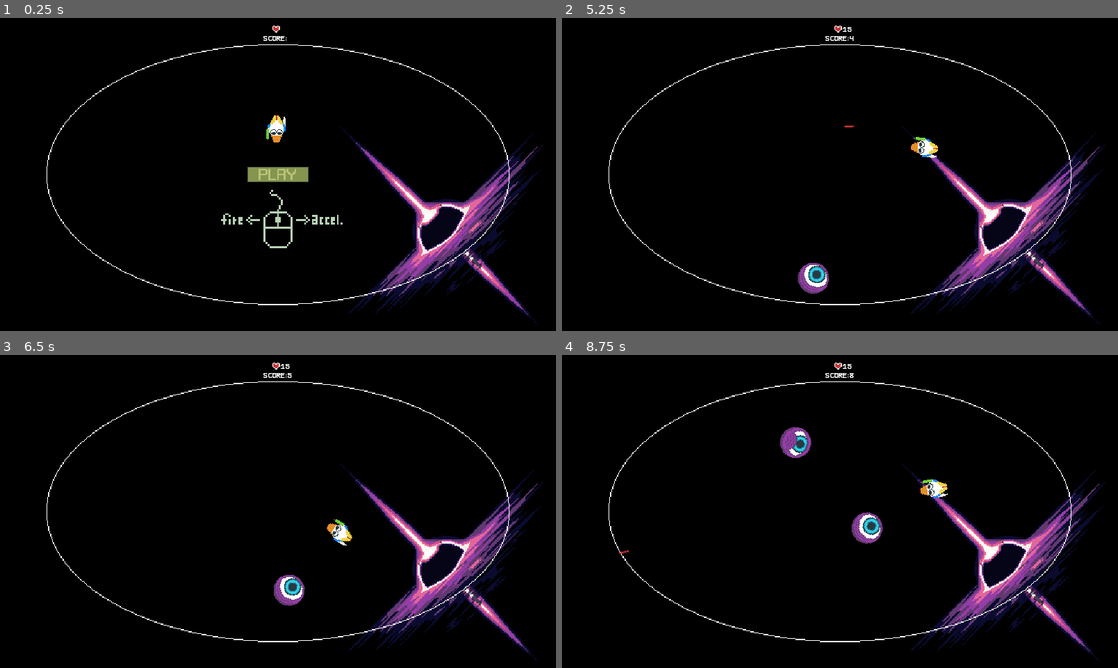
Above: before the commit, frames 1-4 (two rows, left to right).
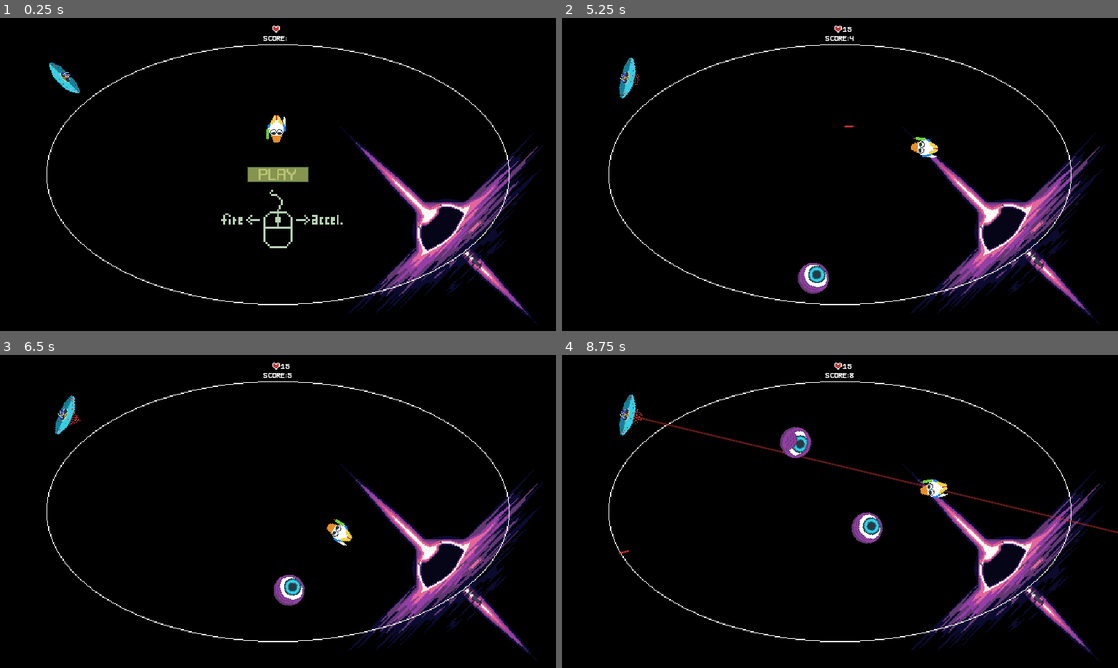
Above: after the commit, the same moments.

Repository: rocketCarlos/GalacticCrestedDuck
Game: Godot game, scene res://scenes/MainScene/main_scene.tscn
Same seed, same stepped clock (60 frames per second), same inputs: the game is played once before the commit and once after it. Sound files missing from this copy of the repository are replaced by a short silence.
Inputs (mouse positions are in pixels of both pictures, inside the frame that each line leads up to):
- Up to frame 1 (0.25 s): no input
- Up to frame 2 (5.25 s): click "Game over! Try again?" at 0.5 s; tap Enter at 1.25 s; move the mouse to (962, 158) at 1.27 s; hold Right mouse button (Accelerate) 1.28-2.03 s; move the mouse to (728, 190) at 2.02 s; click (728, 190) at 2.1 s; move the mouse to (895, 105) at 2.77 s; hold Right mouse button (Accelerate) 2.78-3.53 s; move the mouse to (812, 237) at 3.52 s; click (812, 237) at 3.6 s; move the mouse to (1006, 221) at 4.27 s; hold Right mouse button (Accelerate) 4.28-5.03 s; move the mouse to (673, 127) at 5.02 s; click (673, 127) at 5.1 s
- Up to frame 3 (6.5 s): move the mouse to (305, 511) at 5.77 s; hold Right mouse button (Accelerate) from 5.78 s (still down)
- Up to frame 4 (8.75 s): move the mouse to (756, 433) at 6.52 s; release Right mouse button (Accelerate) at 6.53 s; click (756, 433) at 6.6 s; move the mouse to (962, 495) at 7.27 s; hold Right mouse button (Accelerate) 7.28-8.03 s; move the mouse to (728, 527) at 8.02 s; click (728, 527) at 8.1 s

The runs differ from the first frame. In frame 1, 0.2% of the frame differs, in the area x 8-15%, y 14-24%; in frame 2, 0.3%; in frame 3, 0.3%; in frame 4, 1.0%, in the area x 10-100%, y 12-58%.

Commit message:
UFO shooting

Diff:
--- a/globals/globals.gd
+++ b/globals/globals.gd
@@ -6,13 +6,15 @@
 
 # reference to the duck
 var duck
+# the center of the screen
+const CENTER_POINT = Vector2(573.0, 326.0)
 
 # signal emitted by the main scene node to restart the game
 signal restart
 # emitted by the duck when the game ends
 signal game_over
 # when a mob despawns, it sends this signal to add score
-signal mob_despawned
+signal mob_despawned(type: MOB_TYPE)
 # when the duck is hit, it sends this signal to update the health display
 signal duck_hit
 # when an item is picked up, the duck applies effect, the item disappears and info of the active
@@ -22,6 +24,11 @@
 enum ITEMS {
 	VANILLA_CHAI, # increases fire rate
 	STRAWBERRY_MILK # gives hp
+}
+
+enum MOB_TYPE {
+	EYE,
+	UFO
 }
 
 # amount of time that an effect is active
@@ -36,8 +43,8 @@
 
 	var x = lerp(0.0, point.x, randf())
 	var y = lerp(0.0, point.y, randf())
-	# magic numbers are half the viewport size. Add them to offset the points towards the center
-	return Vector2(x, y) + Vector2(573.0, 326.0)
+	# Add CENTER POINT to offset the points towards the center
+	return Vector2(x, y) + CENTER_POINT
 
 # gets a point that is in the outline of the ellipse that apporoximates the playable area
 func get_outline_point_in_ellipse() -> Vector2:
--- a/scenes/EnemyCore/enemy_core.gd
+++ b/scenes/EnemyCore/enemy_core.gd
@@ -14,6 +14,7 @@
 
 #region attributes
 var hp: int
+var type: Globals.MOB_TYPE
 #endregion
 
 #region ready and process
@@ -38,6 +39,6 @@
 Called when the enemy dies to free the node and compute score
 '''
 func die() -> void:
-	Globals.mob_despawned.emit()
+	Globals.mob_despawned.emit(type)
 
 #endregion
--- a/scenes/Eye/eye.gd
+++ b/scenes/Eye/eye.gd
@@ -44,6 +44,7 @@
 func _ready() -> void:
 	behaviour = 0
 	core.hp = 4
+	core.type = Globals.MOB_TYPE.EYE
 	goal_randomness = Vector2(randf_range(-random_range, random_range), randf_range(-random_range, random_range))
 
 func _process(delta: float) -> void:
--- a/scenes/MainScene/main_scene.tscn
+++ b/scenes/MainScene/main_scene.tscn
@@ -15,6 +15,7 @@
 [ext_resource type="AudioStream" uid="uid://d7t04a0ypc5k" path="res://assets/sound/sfx/play.wav" id="12_5emgr"]
 [ext_resource type="AudioStream" uid="uid://dtklwxkfm3odu" path="res://assets/sound/music/01 - Portland Horton - Second Chances.mp3" id="12_dkpj7"]
 [ext_resource type="AudioStream" uid="uid://b5w58ocegba0e" path="res://assets/sound/sfx/game_over.wav" id="15_tv3ms"]
+[ext_resource type="PackedScene" uid="uid://bnqvgubglfq28" path="res://scenes/Ufo/ufo.tscn" id="16_hmkol"]
 
 [node name="MainScene" type="Node"]
 script = ExtResource("1_inuy1")
@@ -89,4 +90,7 @@
 [node name="GameOver" type="AudioStreamPlayer" parent="."]
 stream = ExtResource("15_tv3ms")
 
+[node name="Ufo" parent="." instance=ExtResource("16_hmkol")]
+position = Vector2(134, 124)
+
 [connection signal="pressed" from="PlayButton" to="." method="_on_play_button_pressed"]
--- a/scenes/ScoreManager/score_manager.gd
+++ b/scenes/ScoreManager/score_manager.gd
@@ -8,7 +8,8 @@
 
 @onready var score_label = $Score
 @onready var score_timer = $ScoreTimer
-@onready var mob_death_sound = $MobDeath
+@onready var eye_death_sound = $EyeDead
+@onready var ufo_death_sound = $UfoDead
 
 const POINTS_PER_SECOND = 1
 const POINTS_PER_ELIM = 1
@@ -32,8 +33,13 @@
 	pass
 
 
-func _on_mob_despawned() -> void:
-	mob_death_sound.play()
+func _on_mob_despawned(type: Globals.MOB_TYPE) -> void:
+	match type:
+		Globals.MOB_TYPE.EYE:
+			eye_death_sound.play()
+		Globals.MOB_TYPE.UFO:
+			ufo_death_sound.play()
+
 	score += POINTS_PER_ELIM
 
 func _on_score_timer_timeout() -> void:
--- a/scenes/ScoreManager/score_manager.tscn
+++ b/scenes/ScoreManager/score_manager.tscn
@@ -1,8 +1,9 @@
-[gd_scene load_steps=4 format=3 uid="uid://cipf5vwhssaye"]
+[gd_scene load_steps=5 format=3 uid="uid://cipf5vwhssaye"]
 
 [ext_resource type="FontFile" uid="uid://cc7l58qxrrgtu" path="res://assets/WenderFont1.ttf" id="1_vf6jx"]
 [ext_resource type="Script" path="res://scenes/ScoreManager/score_manager.gd" id="2_mcnfa"]
 [ext_resource type="AudioStream" uid="uid://c66re4xtmsnno" path="res://assets/sound/sfx/eye_death.mp3" id="3_xameg"]
+[ext_resource type="AudioStream" uid="uid://d3mjipypumeni" path="res://assets/sound/sfx/ufo_dead.mp3" id="4_0xkb1"]
 
 [node name="ScoreManager" type="Label"]
 texture_filter = 3
@@ -41,7 +42,10 @@
 
 [node name="ScoreTimer" type="Timer" parent="."]
 
-[node name="MobDeath" type="AudioStreamPlayer" parent="."]
+[node name="EyeDead" type="AudioStreamPlayer" parent="."]
 stream = ExtResource("3_xameg")
 
+[node name="UfoDead" type="AudioStreamPlayer" parent="."]
+stream = ExtResource("4_0xkb1")
+
 [connection signal="timeout" from="ScoreTimer" to="." method="_on_score_timer_timeout"]
--- /dev/null
+++ b/scenes/Ufo/ufo.gd
@@ -0,0 +1,137 @@
+extends Area2D
+
+'''
+ufo
+
+Enemy that wanders around outside the ellipse and stops to aim a laser beam agains the player
+'''
+
+#region scene nodes
+@onready var ufo_animation = $Sprite2D
+@onready var laser_beam = $Sprite2D/LaserBeam
+@onready var core = $EnemyCore
+@onready var behaviour_timer = $BehaviourTimer
+@onready var damage_timer = $DamageTimer
+@onready var loading_timer = $BehaviourTimer/LoadingLaser
+@onready var locking_timer = $BehaviourTimer/Locking
+@onready var hit_sound = $Hit
+@onready var laser_sound = $LaserSound
+@onready var laser_position = $LaserPosition
+#endregion
+
+@export var laser_scene: PackedScene
+var laser
+
+const ROTATION_OFFSET = -45.0
+# laser beam loading time
+const LOADING_TIME = 5.0
+# laser beam locking time
+const LOCKING_TIME = 0.37
+
+enum BEHAVIOUR {
+	WANDERING,
+	AIMING,
+	LOCKING,
+	SHOOTING
+}
+
+var current_behaviour: BEHAVIOUR:
+	set(value):
+		current_behaviour = value
+
+		match value:
+			BEHAVIOUR.WANDERING:
+				ufo_animation.play("default")
+
+			BEHAVIOUR.AIMING:
+				laser_sound.play()
+				ufo_animation.play("loading1")
+				manage_laser_animations()
+				loading_timer.start()
+				await ufo_animation.animation_looped
+				ufo_animation.play("loading2")
+
+			BEHAVIOUR.LOCKING:
+				# show laser
+				var opacity_tween = get_tree().create_tween()
+				opacity_tween.tween_property(laser_beam, "modulate", Color(1, 1, 1, 0.85),  LOCKING_TIME)
+				opacity_tween.tween_property(laser_beam, "modulate", Color.TRANSPARENT,  0.1)
+				# prepare the laser shot
+				laser = laser_scene.instantiate()
+				laser.direction = (Globals.duck.global_position - global_position).normalized()
+				laser.global_position = laser_position.global_position
+				laser.collision_layer = 4
+				laser.collision_mask = 1
+
+				locking_timer.start()
+
+#region ready and process
+# Called when the node enters the scene tree for the first time.
+func _ready() -> void:
+	core.hp = 200
+	core.type = Globals.MOB_TYPE.UFO
+	behaviour_timer.start(5)
+	current_behaviour = BEHAVIOUR.WANDERING
+# Called every frame. 'delta' is the elapsed time since the previous frame.
+func _process(delta: float) -> void:
+	match current_behaviour:
+		BEHAVIOUR.WANDERING:
+			pass
+		BEHAVIOUR.AIMING:
+			# set the target position
+			var target_position = Globals.duck.global_position
+
+			var direction = (target_position - global_position).normalized()
+			rotation_degrees = (Vector2(0.0, 1.0).angle_to(direction)*180.0/PI) + ROTATION_OFFSET
+
+		BEHAVIOUR.LOCKING:
+			# do nothing
+			pass
+		BEHAVIOUR.SHOOTING:
+			# shoot laser
+			add_sibling(laser)
+			current_behaviour = BEHAVIOUR.WANDERING
+			behaviour_timer.start(5)
+#endregion
+
+#region utility functions
+func manage_laser_animations() -> void:
+	await ufo_animation.animation_looped
+	laser_beam.show()
+	laser_beam.modulate = Color(1, 1, 1, 0)
+	var opacity_tween = get_tree().create_tween()
+	opacity_tween.tween_property(laser_beam, "modulate", Color(1, 1, 1, 0.75),
+	LOADING_TIME-1.6).set_trans(Tween.TRANS_BOUNCE)
+
+
+
+#endregion
+
+#region signal functions
+# when hit by laser
+func _on_area_entered(area: Area2D) -> void:
+	core.hit()
+	# despawn if lost all hp
+	if core.hp <= 0:
+		core.die()
+		queue_free()
+	# play the hit sound and show the hit animation
+	hit_sound.play()
+	damage_timer.start()
+	modulate = Color(1, 0, 0)
+
+
+func _on_damage_timer_timeout() -> void:
+	modulate = Color(1, 1, 1)
+
+
+func _on_behaviour_timer_timeout() -> void:
+	current_behaviour = BEHAVIOUR.AIMING
+
+func _on_loading_laser_timeout() -> void:
+	current_behaviour = BEHAVIOUR.LOCKING
+
+func _on_locking_timeout() -> void:
+	# after timeout, shooot
+	current_behaviour = BEHAVIOUR.SHOOTING
+#endregion
--- /dev/null
+++ b/scenes/Ufo/ufo.tscn
@@ -0,0 +1,203 @@
+[gd_scene load_steps=27 format=3 uid="uid://bnqvgubglfq28"]
+
+[ext_resource type="Script" path="res://scenes/Ufo/ufo.gd" id="1_u3fi6"]
+[ext_resource type="Texture2D" uid="uid://bbbdc6dgw8ej4" path="res://assets/sprites/ufo-Sheet.png" id="2_hr3dd"]
+[ext_resource type="PackedScene" uid="uid://cx6aereyhoty4" path="res://scenes/laser/laser.tscn" id="2_smlnd"]
+[ext_resource type="Texture2D" uid="uid://dfq76xn07i1w7" path="res://assets/sprites/ufo-loading-Sheet.png" id="3_orw1i"]
+[ext_resource type="Texture2D" uid="uid://ocen7dvj5bc" path="res://assets/sprites/ufo_laser.png" id="4_8fy4p"]
+[ext_resource type="PackedScene" uid="uid://cfff6oyvj81gi" path="res://scenes/EnemyCore/enemy_core.tscn" id="5_qxyfn"]
+[ext_resource type="AudioStream" uid="uid://bxdnwx7rdxwj2" path="res://assets/sound/sfx/ufo_hit.mp3" id="6_0rptg"]
+[ext_resource type="AudioStream" uid="uid://djsx0dop5fqb3" path="res://assets/sound/sfx/ufo_laser.mp3" id="7_p5gty"]
+
+[sub_resource type="CapsuleShape2D" id="CapsuleShape2D_jehxx"]
+radius = 15.5564
+height = 87.6812
+
+[sub_resource type="AtlasTexture" id="AtlasTexture_tgbbs"]
+atlas = ExtResource("2_hr3dd")
+region = Rect2(0, 0, 64, 64)
+
+[sub_resource type="AtlasTexture" id="AtlasTexture_yjxj2"]
+atlas = ExtResource("2_hr3dd")
+region = Rect2(64, 0, 64, 64)
+
+[sub_resource type="AtlasTexture" id="AtlasTexture_xsxey"]
+atlas = ExtResource("2_hr3dd")
+region = Rect2(128, 0, 64, 64)
+
+[sub_resource type="AtlasTexture" id="AtlasTexture_036px"]
+atlas = ExtResource("2_hr3dd")
+region = Rect2(192, 0, 64, 64)
+
+[sub_resource type="AtlasTexture" id="AtlasTexture_kqshh"]
+atlas = ExtResource("3_orw1i")
+region = Rect2(0, 0, 64, 64)
+
+[sub_resource type="AtlasTexture" id="AtlasTexture_rffg3"]
+atlas = ExtResource("3_orw1i")
+region = Rect2(64, 0, 64, 64)
+
+[sub_resource type="AtlasTexture" id="AtlasTexture_jsxlr"]
+atlas = ExtResource("3_orw1i")
+region = Rect2(128, 0, 64, 64)
+
+[sub_resource type="AtlasTexture" id="AtlasTexture_7mfe4"]
+atlas = ExtResource("3_orw1i")
+region = Rect2(192, 0, 64, 64)
+
+[sub_resource type="AtlasTexture" id="AtlasTexture_5nclm"]
+atlas = ExtResource("3_orw1i")
+region = Rect2(256, 0, 64, 64)
+
+[sub_resource type="AtlasTexture" id="AtlasTexture_f3nmf"]
+atlas = ExtResource("3_orw1i")
+region = Rect2(320, 0, 64, 64)
+
+[sub_resource type="AtlasTexture" id="AtlasTexture_ilmkr"]
+atlas = ExtResource("3_orw1i")
+region = Rect2(384, 0, 64, 64)
+
+[sub_resource type="AtlasTexture" id="AtlasTexture_qjrn2"]
+atlas = ExtResource("3_orw1i")
+region = Rect2(448, 0, 64, 64)
+
+[sub_resource type="AtlasTexture" id="AtlasTexture_n0j2o"]
+atlas = ExtResource("3_orw1i")
+region = Rect2(256, 0, 64, 64)
+
+[sub_resource type="AtlasTexture" id="AtlasTexture_6xi7n"]
+atlas = ExtResource("3_orw1i")
+region = Rect2(320, 0, 64, 64)
+
+[sub_resource type="AtlasTexture" id="AtlasTexture_oikhm"]
+atlas = ExtResource("3_orw1i")
+region = Rect2(384, 0, 64, 64)
+
+[sub_resource type="AtlasTexture" id="AtlasTexture_o665a"]
+atlas = ExtResource("3_orw1i")
+region = Rect2(448, 0, 64, 64)
+
+[sub_resource type="SpriteFrames" id="SpriteFrames_plns6"]
+animations = [{
+"frames": [{
+"duration": 1.0,
+"texture": SubResource("AtlasTexture_tgbbs")
+}, {
+"duration": 1.0,
+"texture": SubResource("AtlasTexture_yjxj2")
+}, {
+"duration": 1.0,
+"texture": SubResource("AtlasTexture_xsxey")
+}, {
+"duration": 1.0,
+"texture": SubResource("AtlasTexture_036px")
+}],
+"loop": true,
+"name": &"default",
+"speed": 5.0
+}, {
+"frames": [{
+"duration": 1.0,
+"texture": SubResource("AtlasTexture_kqshh")
+}, {
+"duration": 1.0,
+"texture": SubResource("AtlasTexture_rffg3")
+}, {
+"duration": 1.0,
+"texture": SubResource("AtlasTexture_jsxlr")
+}, {
+"duration": 1.0,
+"texture": SubResource("AtlasTexture_7mfe4")
+}, {
+"duration": 1.0,
+"texture": SubResource("AtlasTexture_5nclm")
+}, {
+"duration": 1.0,
+"texture": SubResource("AtlasTexture_f3nmf")
+}, {
+"duration": 1.0,
+"texture": SubResource("AtlasTexture_ilmkr")
+}, {
+"duration": 1.0,
+"texture": SubResource("AtlasTexture_qjrn2")
+}],
+"loop": true,
+"name": &"loading1",
+"speed": 5.0
+}, {
+"frames": [{
+"duration": 1.0,
+"texture": SubResource("AtlasTexture_n0j2o")
+}, {
+"duration": 1.0,
+"texture": SubResource("AtlasTexture_6xi7n")
+}, {
+"duration": 1.0,
+"texture": SubResource("AtlasTexture_oikhm")
+}, {
+"duration": 1.0,
+"texture": SubResource("AtlasTexture_o665a")
+}],
+"loop": true,
+"name": &"loading2",
+"speed": 5.0
+}]
+
+[node name="Ufo" type="Area2D"]
+texture_filter = 3
+collision_layer = 4
+collision_mask = 2
+script = ExtResource("1_u3fi6")
+laser_scene = ExtResource("2_smlnd")
+
+[node name="CollisionShape2D" type="CollisionShape2D" parent="."]
+position = Vector2(-1, 1)
+rotation = -0.785398
+scale = Vector2(1, 1)
+shape = SubResource("CapsuleShape2D_jehxx")
+debug_color = Color(0.789321, 0.104238, 0.995218, 0.42)
+
+[node name="LaserPosition" type="Node2D" parent="."]
+position = Vector2(-12, 12)
+
+[node name="Sprite2D" type="AnimatedSprite2D" parent="."]
+sprite_frames = SubResource("SpriteFrames_plns6")
+animation = &"loading1"
+
+[node name="LaserBeam" type="Sprite2D" parent="Sprite2D"]
+visible = false
+z_index = -1
+rotation = 2.35619
+texture = ExtResource("4_8fy4p")
+centered = false
+offset = Vector2(0, -3)
+
+[node name="EnemyCore" parent="." instance=ExtResource("5_qxyfn")]
+
+[node name="BehaviourTimer" type="Timer" parent="."]
+one_shot = true
+
+[node name="LoadingLaser" type="Timer" parent="BehaviourTimer"]
+wait_time = 5.0
+one_shot = true
+
+[node name="Locking" type="Timer" parent="BehaviourTimer"]
+wait_time = 0.37
+one_shot = true
+
+[node name="DamageTimer" type="Timer" parent="."]
+wait_time = 0.1
+one_shot = true
+
+[node name="Hit" type="AudioStreamPlayer" parent="."]
+stream = ExtResource("6_0rptg")
+
+[node name="LaserSound" type="AudioStreamPlayer" parent="."]
+stream = ExtResource("7_p5gty")
+volume_db = -16.0
+
+[connection signal="area_entered" from="." to="." method="_on_area_entered"]
+[connection signal="timeout" from="BehaviourTimer" to="." method="_on_behaviour_timer_timeout"]
+[connection signal="timeout" from="BehaviourTimer/LoadingLaser" to="." method="_on_loading_laser_timeout"]
+[connection signal="timeout" from="BehaviourTimer/Locking" to="." method="_on_locking_timeout"]
+[connection signal="timeout" from="DamageTimer" to="." method="_on_damage_timer_timeout"]
Binary file added: assets/aseprite_files/ufo_laser.ase
Not shown, added: assets/sound/sfx/ufo_dead.mp3.import
Not shown, added: assets/sound/sfx/ufo_hit.mp3.import
Not shown, added: assets/sound/sfx/ufo_laser.mp3.import
Binary file changed: assets/sprites/ufo-loading-Sheet.png
Binary file added: assets/sprites/ufo_laser.png
Not shown, added: assets/sprites/ufo_laser.png.import
Not shown: 1 places in scenes/MainScene/main_scene.tscn that only renumber resources
Not shown, added: assets/sound/sfx/ufo_dead.mp3
Not shown, added: assets/sound/sfx/ufo_hit.mp3
Not shown, added: assets/sound/sfx/ufo_laser.mp3
